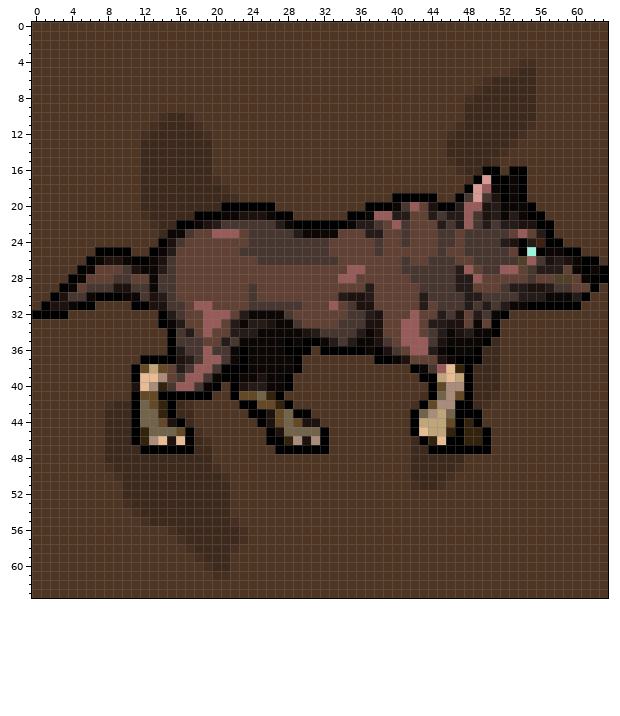
Pixel-art sprite: png/right/right2.png. Above, as it was before the edit.
The file is 64x64 pixels. Colours within 5 levels of each other are drawn and written as one.
New version:
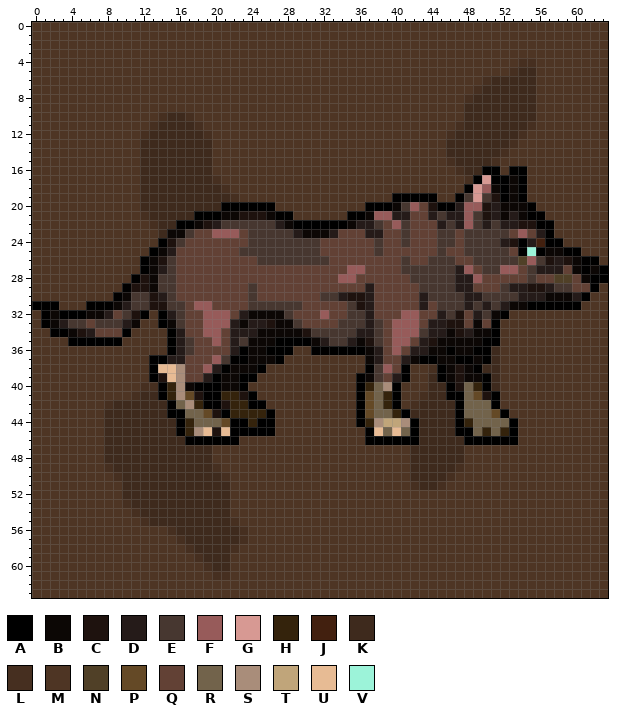
Palette (. is transparent): A #000000  B #0c0705  C #1e120e  D #251b19  E #473730  F #975b5a  G #d79993  H #34230c  J #42200f  K #3e2a1d  L #462f20  M #4e3524  N #504027  P #644926  Q #624135  R #72634b  S #a98d7a  T #c0a57a  U #e7bb94  V #9cf3d9
Difference:
Changed rows in their new state; - is an unchanged pixel.
first column x 0:
23 ---------------------------------D--------------------
24 --------------------------------Q---------------------
25 -------MMMM---------------------Q---------------------
26 ------MMMMMM---------------------Q--------------------
27 -----MMMMMMMA-----------------------------------------
28 ----MMMMMMMAC-----------------------------------------
29 ---MMMMMMMACC-----------------------------------------
30 --MMMMMMM--E--------------------EE--------------------
31 A-AMMM-AABDEE--------------------Q---D----------------
32 M-B-AABBDQECA-------------------F-----Q--F------------
33 -ABDEEQEEEDB----E----F---------------DE-F-------------
34 --AABCDQQQA-----DQ--F----------E-----DE-F--ED---------
35 ----AAAAAA------D-Q-FQDE---A-A-BDE---CEQF-QDCB-----A--
36 ------------------QQQQD---AA-MMA------DQF-DDB-----A---
37 ------------M--DDQQQ--A----AMM-------BDQQDBAAB---BA---
38 -----------MMAUUSQQ-D-BB-AMMMM-------AEFQAMMLABCBA----
39 -----------MMACUSQQDABBAAMMMM-------ABEQDA-MKABCBBA---
40 -----------MLLAHSBAA-BBAMMMMM-------AHRSA---KKACRHA---
41 -----------LKK-HSPC-AHHCAMMM--------APRHA---KKAARPCA--
42 -----------KKKK-RSHAACHH-AMMM-------APRHA--KKKK-RRRA--
43 -----------KKKK-ARRPCAHHHHAMMMM-----APRRHAKKKKK-RRRPA-
44 -----------KKKKK-HRRRPAAH-AMMMMM----AHSTTS-KKKK--RRRRA
45 -----------KKKKKAHSUCUAAAA-MMMMMM----AURUR-KKKK-ARHRHA
46 -----------KKKKKK-AAAAA---MMMMMMM----AAAAAAKKKKKAA-AAA
47 ------------KKKKKK---------MMMMMM-----------KKKKMMM---
